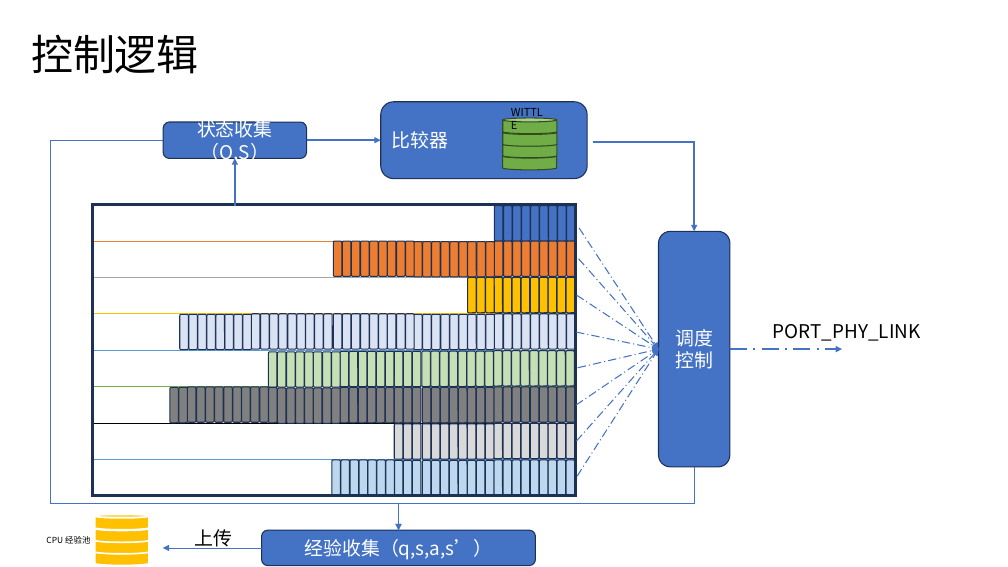
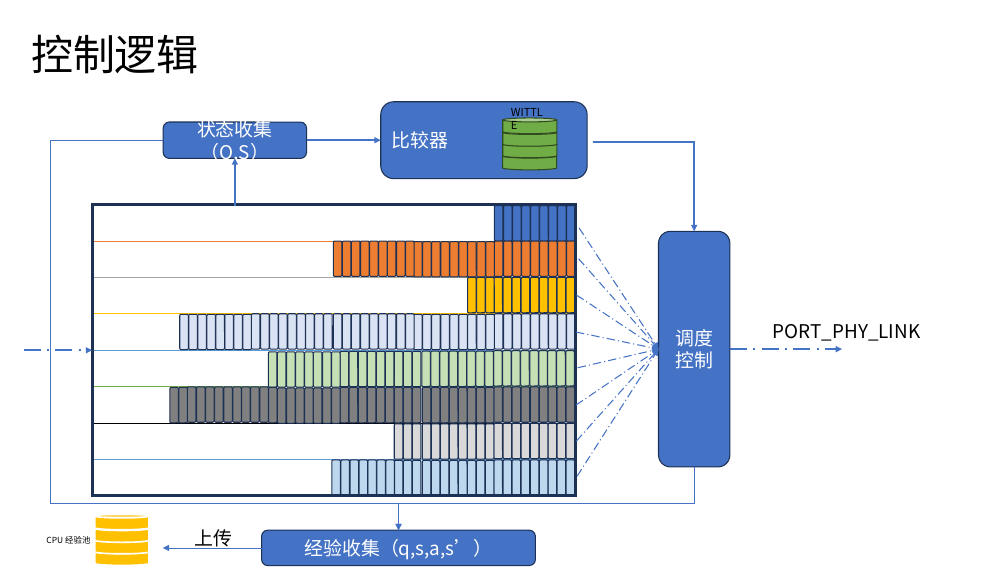
Before and after one commit to JinPeng-Zhang/RMAB, a slide deck: slide 23 of PPT/ECN-WI - 副本.pptx. Drawn at 1008x567 pixels with LibreOffice and Linux fonts; fonts in the diff are those of the drawing. Boxes give left, top, right and bottom in pixels: in the first picture for what was removed or moved away, otherwise in the second. Text is boxed around its words. In the diff, an @@ line names an element or a change of style, - is before the commit and + after.

```diff
--- a/PPT/ECN-WI - 副本.pptx
+++ b/PPT/ECN-WI - 副本.pptx
@@ arrow added from (23, 350) to (92, 350), #4472C4 2 pt dashed @@
```
Also in this commit, not shown: 3 other slides changed, 5 other files.
